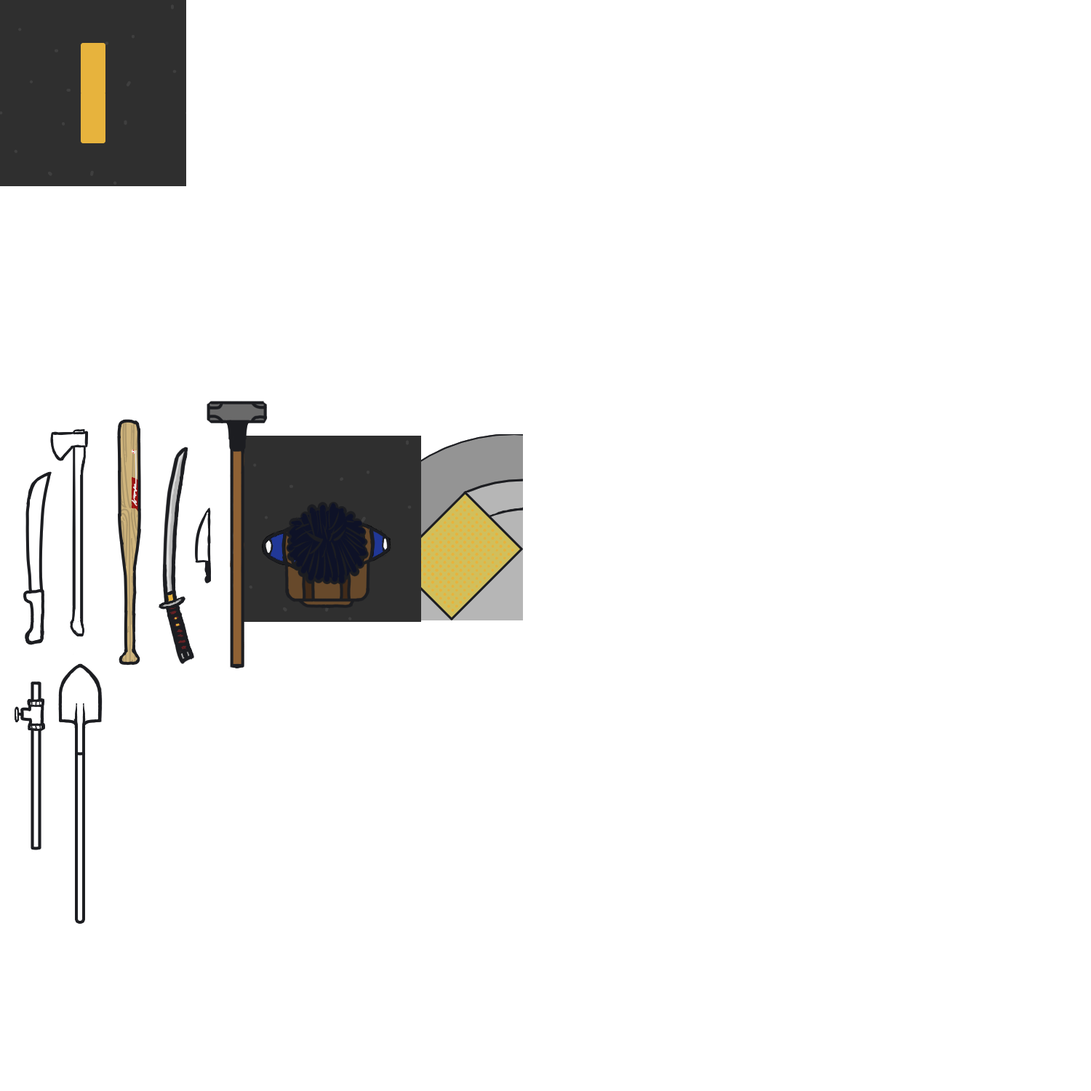
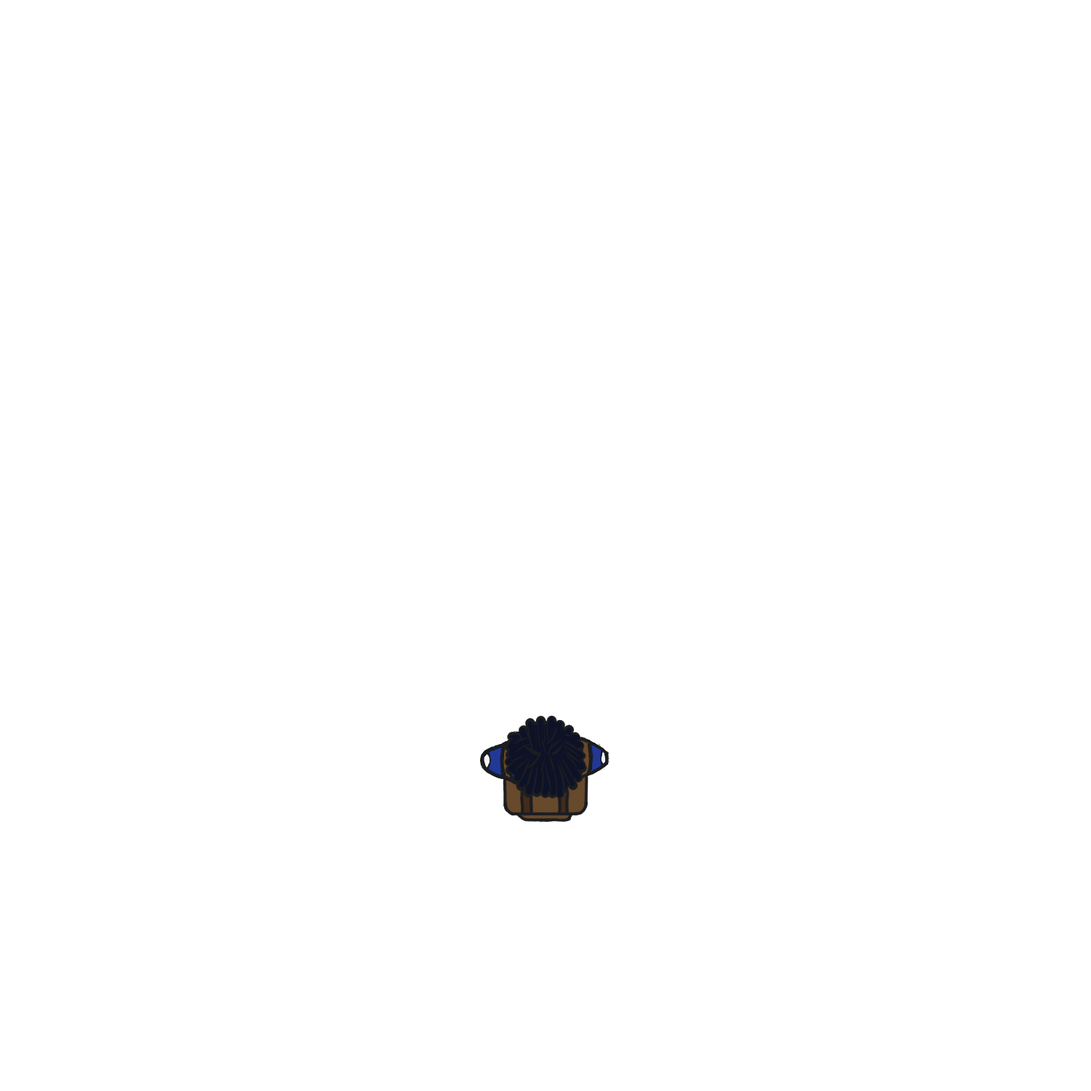
Layers edited between the first and the second 1091x1091 image:
hid group "Items" (17 layers) over [0, 0, 611, 925]
painted on "Pipe" over [0, 0, 611, 925]
painted on "Knife" over [23, 400, 289, 632]
painted on "Axe" over [23, 429, 102, 702]
hid "BlankAsphault.kra", painted on it over [235, 435, 422, 623]
